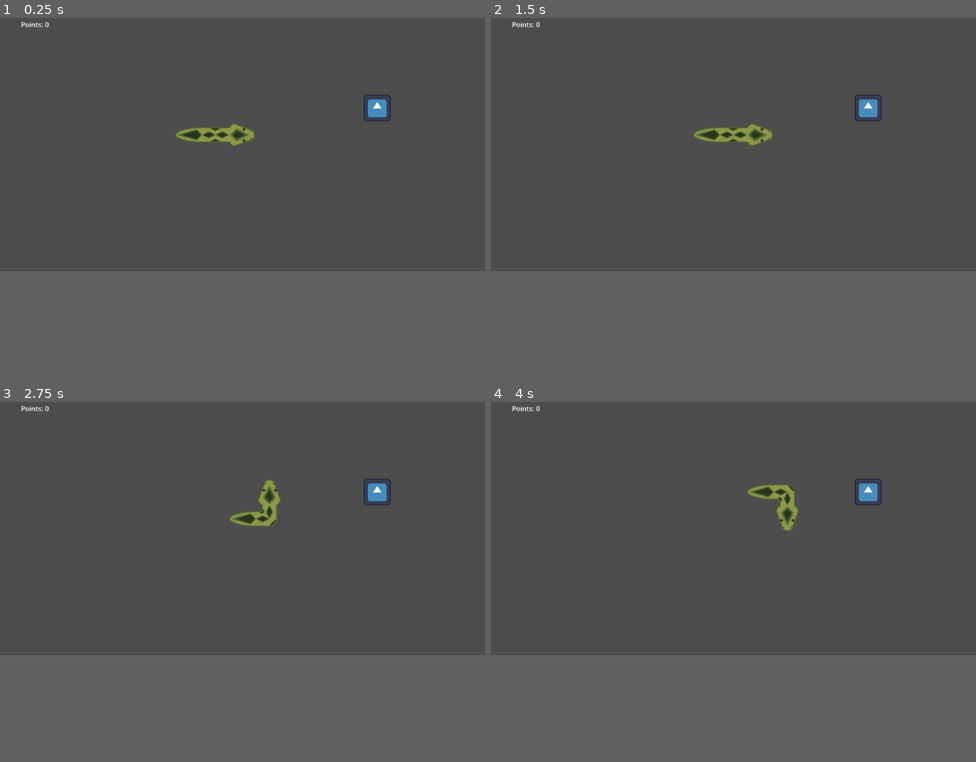
Above: before the commit, frames 1-4 (two rows, left to right).
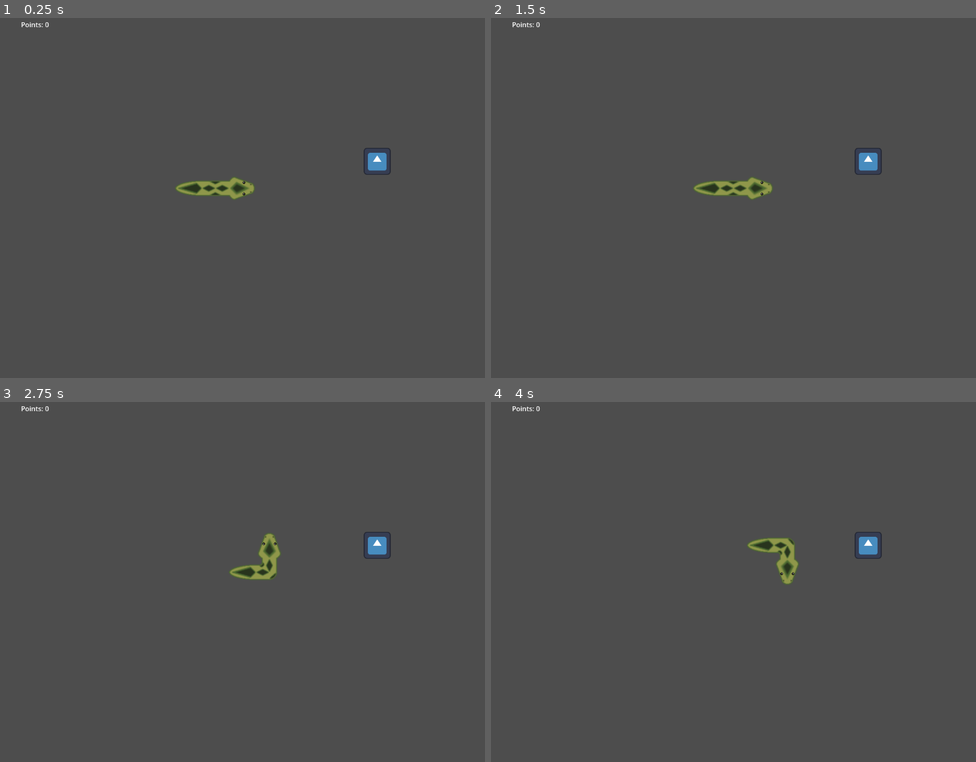
Above: after the commit, the same moments.

Repository: Szpaner/SnakeDot
Game: Godot game, scene res://assets/Scenes/Game/game.tscn
Two runs of this game, one before a commit and one after it. Both use one fixed random seed, a clock stepped at 60 frames per second and the inputs below. Before the commit the project starts from res://assets/Scenes/game.tscn. The engine's default icon, where the game draws it, is replaced by a stand-in: a white triangle on a blue panel in a dark square.
Inputs:
- Up to frame 1 (0.25 s): no input
- Up to frame 2 (1.5 s): tap Enter at 0.5 s; hold Right (move_right) 0.53-1.28 s; tap Space at 1.25 s; hold Up (move_down) from 1.28 s (still down)
- Up to frame 3 (2.75 s): release Up (move_down) at 2.03 s; hold Right (move_right) from 2.03 s (still down)
- Up to frame 4 (4 s): tap Enter at 2.75 s; release Right (move_right) at 2.78 s; hold Down (move_up) 2.78-3.53 s; tap Space at 3.5 s; hold Left (move_left) from 3.53 s (still down)
In our replay, the window is 799x449 before the commit and 799x625 after it. These sizes can differ from the game's own. Grey fills any space a smaller window leaves; there, only what the larger window draws over its background counts as a difference.

The runs differ from the first frame. In frame 1, 1.7% of the frame differs, in the area x 36-81%, y 21-51%; in frame 2, 1.7%; in frame 3, 1.7%; in frame 4, 1.7%, in the area x 52-81%, y 21-51%.

Commit message:
Initial menu

Diff:
--- a/assets/Scenes/game.tscn
+++ b/assets/Scenes/Game/game.tscn
@@ -2,7 +2,7 @@
 
 [ext_resource type="PackedScene" uid="uid://d1r2kd1pori6" path="res://assets/Scenes/pickups/apple.tscn" id="1_6afn7"]
 [ext_resource type="PackedScene" uid="uid://bmjpewms6sasv" path="res://assets/Scenes/Snake/snake.tscn" id="1_bk2a6"]
-[ext_resource type="Script" path="res://assets/Scenes/gameManager.gd" id="1_vynoe"]
+[ext_resource type="Script" path="res://assets/Scenes/Game/gameManager.gd" id="1_vynoe"]
 [ext_resource type="PackedScene" uid="uid://dqkbbo3vokd10" path="res://assets/Scenes/UI/ui.tscn" id="2_mx0ra"]
 
 [node name="Game" type="Node2D"]
--- /dev/null
+++ b/assets/Scenes/Menu/Options/options.gd
@@ -0,0 +1,70 @@
+extends Control
+
+const INPUT_ACTIONS = [ "move_up", "move_down", "move_left", "move_right", "menu" ]
+const CONFIG_FILE = "user://config.cfg"
+
+@onready var rebindCont : BoxContainer = $RebindContainer
+@onready var inpName : Label = $RebindContainer/RebindPanel/InputName
+@onready var upBtn : Button = $HBoxContainer/LPanel/GridContainer/UpButton
+@onready var downBtn : Button = $HBoxContainer/LPanel/GridContainer/DownButton
+@onready var leftBtn : Button = $HBoxContainer/LPanel/GridContainer/LeftButton
+@onready var rightBtn : Button = $HBoxContainer/LPanel/GridContainer/RightButton
+@onready var menuBtn : Button = $HBoxContainer/LPanel/GridContainer/MenuButton
+
+var action : String
+var curBtn : Button
+
+# Called when the node enters the scene tree for the first time.
+func _ready():
+	pass # Replace with function body.
+
+func _process(delta):
+	pass
+
+func _input(event):
+	if event is InputEventKey:
+		set_process_input(false)
+		InputMap.action_erase_events(action)
+		InputMap.action_add_event(action, event)
+		rebindCont.visible = false
+		curBtn.button_pressed = false
+		curBtn.text = event.as_text()
+
+func _on_up_button_toggled(toggled_on):
+	inpName.text="UP"
+	rebindCont.visible = true
+	action = "move_up"
+	curBtn = upBtn
+	set_process_input(true)
+
+
+func _on_down_button_toggled(toggled_on):
+	inpName.text="DOWN"
+	rebindCont.visible = true
+	action = "move_down"
+	curBtn = downBtn
+	set_process_input(true)
+
+
+func _on_left_button_toggled(toggled_on):
+	inpName.text="LEFT"
+	rebindCont.visible = true
+	action = "move_left"
+	curBtn = leftBtn
+	set_process_input(true)
+
+
+func _on_right_button_toggled(toggled_on):
+	inpName.text="RIGHT"
+	rebindCont.visible = true
+	action = "move_right"
+	curBtn = rightBtn
+	set_process_input(true)
+
+
+func _on_menu_button_toggled(toggled_on):
+	inpName.text="MENU"
+	rebindCont.visible = true
+	action = "menu"
+	curBtn = menuBtn
+	set_process_input(true)
--- /dev/null
+++ b/assets/Scenes/Menu/Options/options.tscn
@@ -0,0 +1,157 @@
+[gd_scene load_steps=4 format=3 uid="uid://dt70irply2xlo"]
+
+[ext_resource type="Script" path="res://assets/Scenes/Menu/Options/options.gd" id="1_vnryg"]
+
+[sub_resource type="LabelSettings" id="LabelSettings_ksu7r"]
+font_size = 26
+
+[sub_resource type="Theme" id="Theme_5xtqs"]
+
+[node name="Options" type="Control"]
+layout_mode = 3
+anchors_preset = 15
+anchor_right = 1.0
+anchor_bottom = 1.0
+grow_horizontal = 2
+grow_vertical = 2
+script = ExtResource("1_vnryg")
+
+[node name="HBoxContainer" type="HBoxContainer" parent="."]
+layout_mode = 0
+offset_left = 323.0
+offset_top = 216.0
+offset_right = 488.0
+offset_bottom = 419.0
+
+[node name="LPanel" type="VBoxContainer" parent="HBoxContainer"]
+layout_mode = 2
+
+[node name="ControlsLabel" type="Label" parent="HBoxContainer/LPanel"]
+layout_mode = 2
+size_flags_horizontal = 4
+text = "Controls
+
+"
+label_settings = SubResource("LabelSettings_ksu7r")
+
+[node name="GridContainer" type="GridContainer" parent="HBoxContainer/LPanel"]
+custom_minimum_size = Vector2(200, 0)
+layout_mode = 2
+theme_override_constants/h_separation = 20
+theme_override_constants/v_separation = 10
+columns = 2
+
+[node name="UpLabel" type="Label" parent="HBoxContainer/LPanel/GridContainer"]
+layout_mode = 2
+text = "Up
+"
+
+[node name="UpButton" type="Button" parent="HBoxContainer/LPanel/GridContainer"]
+custom_minimum_size = Vector2(150, 0)
+layout_mode = 2
+toggle_mode = true
+text = "Up Arrow"
+
+[node name="DownLabel" type="Label" parent="HBoxContainer/LPanel/GridContainer"]
+layout_mode = 2
+text = "Down"
+
+[node name="DownButton" type="Button" parent="HBoxContainer/LPanel/GridContainer"]
+custom_minimum_size = Vector2(150, 0)
+layout_mode = 2
+toggle_mode = true
+text = "Down Arrow"
+
+[node name="LeftLabel" type="Label" parent="HBoxContainer/LPanel/GridContainer"]
+layout_mode = 2
+text = "Left
+"
+
+[node name="LeftButton" type="Button" parent="HBoxContainer/LPanel/GridContainer"]
+custom_minimum_size = Vector2(150, 0)
+layout_mode = 2
+toggle_mode = true
+text = "Left Arrow"
+
+[node name="RightLabel" type="Label" parent="HBoxContainer/LPanel/GridContainer"]
+layout_mode = 2
+text = "Right
+"
+
+[node name="RightButton" type="Button" parent="HBoxContainer/LPanel/GridContainer"]
+custom_minimum_size = Vector2(150, 0)
+layout_mode = 2
+toggle_mode = true
+text = "Right Arrow"
+
+[node name="MenuLabel" type="Label" parent="HBoxContainer/LPanel/GridContainer"]
+layout_mode = 2
+text = "Menu
+"
+
+[node name="MenuButton" type="Button" parent="HBoxContainer/LPanel/GridContainer"]
+custom_minimum_size = Vector2(150, 0)
+layout_mode = 2
+toggle_mode = true
+text = "Esc"
+
+[node name="RightContainer" type="VBoxContainer" parent="HBoxContainer"]
+layout_mode = 2
+
+[node name="RebindContainer" type="BoxContainer" parent="."]
+visible = false
+top_level = true
+layout_mode = 1
+anchors_preset = 8
+anchor_left = 0.5
+anchor_top = 0.5
+anchor_right = 0.5
+anchor_bottom = 0.5
+offset_left = -375.5
+offset_top = -245.0
+offset_right = 375.5
+offset_bottom = 245.0
+grow_horizontal = 2
+grow_vertical = 2
+theme = SubResource("Theme_5xtqs")
+vertical = true
+
+[node name="RebindPanel" type="Panel" parent="RebindContainer"]
+self_modulate = Color(0, 0.0235294, 1, 1)
+layout_mode = 2
+size_flags_vertical = 3
+
+[node name="QuestionPanel" type="Label" parent="RebindContainer/RebindPanel"]
+layout_mode = 1
+anchors_preset = 5
+anchor_left = 0.5
+anchor_right = 0.5
+offset_left = -109.0
+offset_top = 155.0
+offset_right = 117.0
+offset_bottom = 178.0
+grow_horizontal = 2
+size_flags_horizontal = 4
+size_flags_vertical = 0
+text = "Please provide new input for "
+horizontal_alignment = 1
+
+[node name="InputName" type="Label" parent="RebindContainer/RebindPanel"]
+layout_mode = 1
+anchors_preset = 5
+anchor_left = 0.5
+anchor_right = 0.5
+offset_left = -106.0
+offset_top = 218.0
+offset_right = 120.0
+offset_bottom = 241.0
+grow_horizontal = 2
+size_flags_horizontal = 4
+size_flags_vertical = 0
+horizontal_alignment = 1
+
+[connection signal="toggled" from="HBoxContainer/LPanel/GridContainer/UpButton" to="." method="_on_up_button_toggled"]
+[connection signal="toggled" from="HBoxContainer/LPanel/GridContainer/DownButton" to="." method="_on_down_button_toggled"]
+[connection signal="toggled" from="HBoxContainer/LPanel/GridContainer/LeftButton" to="." method="_on_left_button_toggled"]
+[connection signal="toggled" from="HBoxContainer/LPanel/GridContainer/RightButton" to="." method="_on_right_button_toggled"]
+[connection signal="toggled" from="HBoxContainer/LPanel/GridContainer/MenuButton" to="." method="_on_menu_button_toggled"]
--- /dev/null
+++ b/assets/Scenes/Menu/menu.gd
@@ -0,0 +1,19 @@
+extends Control
+
+
+# Called when the node enters the scene tree for the first time.
+func _ready():
+	$VBoxContainer/Start.grab_focus()
+
+
+
+func _on_start_pressed():
+	get_tree().change_scene_to_file("res://assets/Scenes/Game/game.tscn")
+
+
+func _on_options_pressed():
+	pass # Replace with function body.
+
+
+func _on_quit_pressed():
+	get_tree().quit()
--- /dev/null
+++ b/assets/Scenes/Menu/menu.tscn
@@ -0,0 +1,46 @@
+[gd_scene load_steps=2 format=3 uid="uid://cwcuoecebgry6"]
+
+[ext_resource type="Script" path="res://assets/Scenes/Menu/menu.gd" id="1_5q4ix"]
+
+[node name="Menu" type="Control"]
+layout_mode = 3
+anchors_preset = 15
+anchor_right = 1.0
+anchor_bottom = 1.0
+grow_horizontal = 2
+grow_vertical = 2
+script = ExtResource("1_5q4ix")
+
+[node name="VBoxContainer" type="VBoxContainer" parent="."]
+layout_mode = 1
+anchors_preset = 2
+anchor_top = 1.0
+anchor_bottom = 1.0
+offset_left = 32.0
+offset_top = -127.0
+offset_right = 183.0
+offset_bottom = -24.0
+grow_vertical = 0
+
+[node name="Start" type="Button" parent="VBoxContainer"]
+layout_mode = 2
+focus_neighbor_top = NodePath("../Quit")
+focus_neighbor_bottom = NodePath("../Options")
+text = "Start"
+
+[node name="Options" type="Button" parent="VBoxContainer"]
+layout_mode = 2
+focus_neighbor_top = NodePath("../Start")
+focus_neighbor_bottom = NodePath("../Quit")
+text = "Options"
+
+[node name="Quit" type="Button" parent="VBoxContainer"]
+layout_mode = 2
+size_flags_vertical = 8
+focus_neighbor_top = NodePath("../Options")
+focus_neighbor_bottom = NodePath("../Start")
+text = "Quit"
+
+[connection signal="pressed" from="VBoxContainer/Start" to="." method="_on_start_pressed"]
+[connection signal="pressed" from="VBoxContainer/Options" to="." method="_on_options_pressed"]
+[connection signal="pressed" from="VBoxContainer/Quit" to="." method="_on_quit_pressed"]
--- a/project.godot
+++ b/project.godot
@@ -11,9 +11,13 @@
 [application]
 
 config/name="Snake"
-run/main_scene="res://assets/Scenes/game.tscn"
+run/main_scene="res://assets/Scenes/Game/game.tscn"
 config/features=PackedStringArray("4.2", "Forward Plus")
 config/icon="res://icon.svg"
+
+[display]
+
+window/size/viewport_height=900
 
 [dotnet]
 
Renamed: assets/Scenes/gameManager.gd -> assets/Scenes/Game/gameManager.gd
